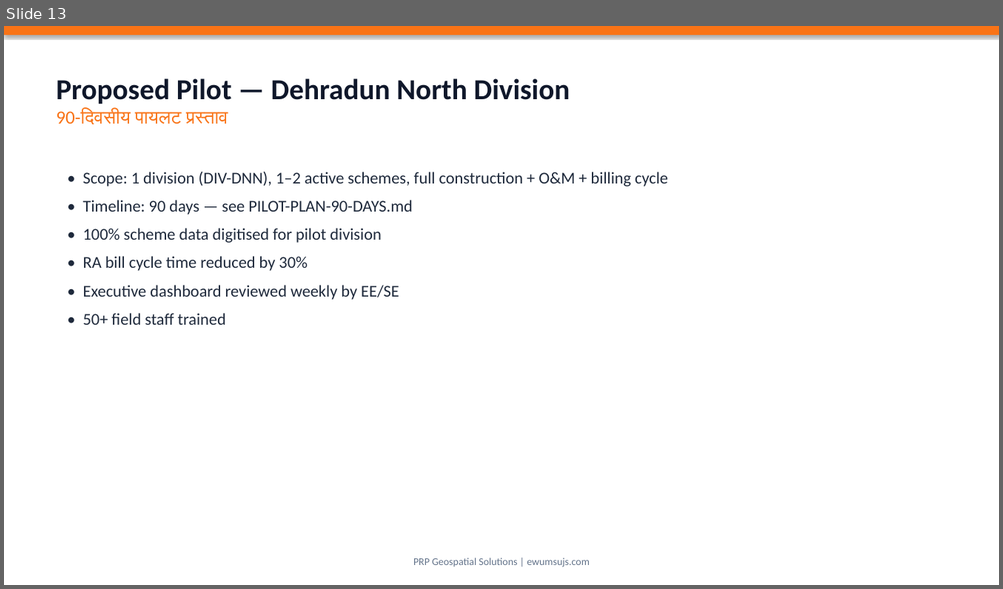
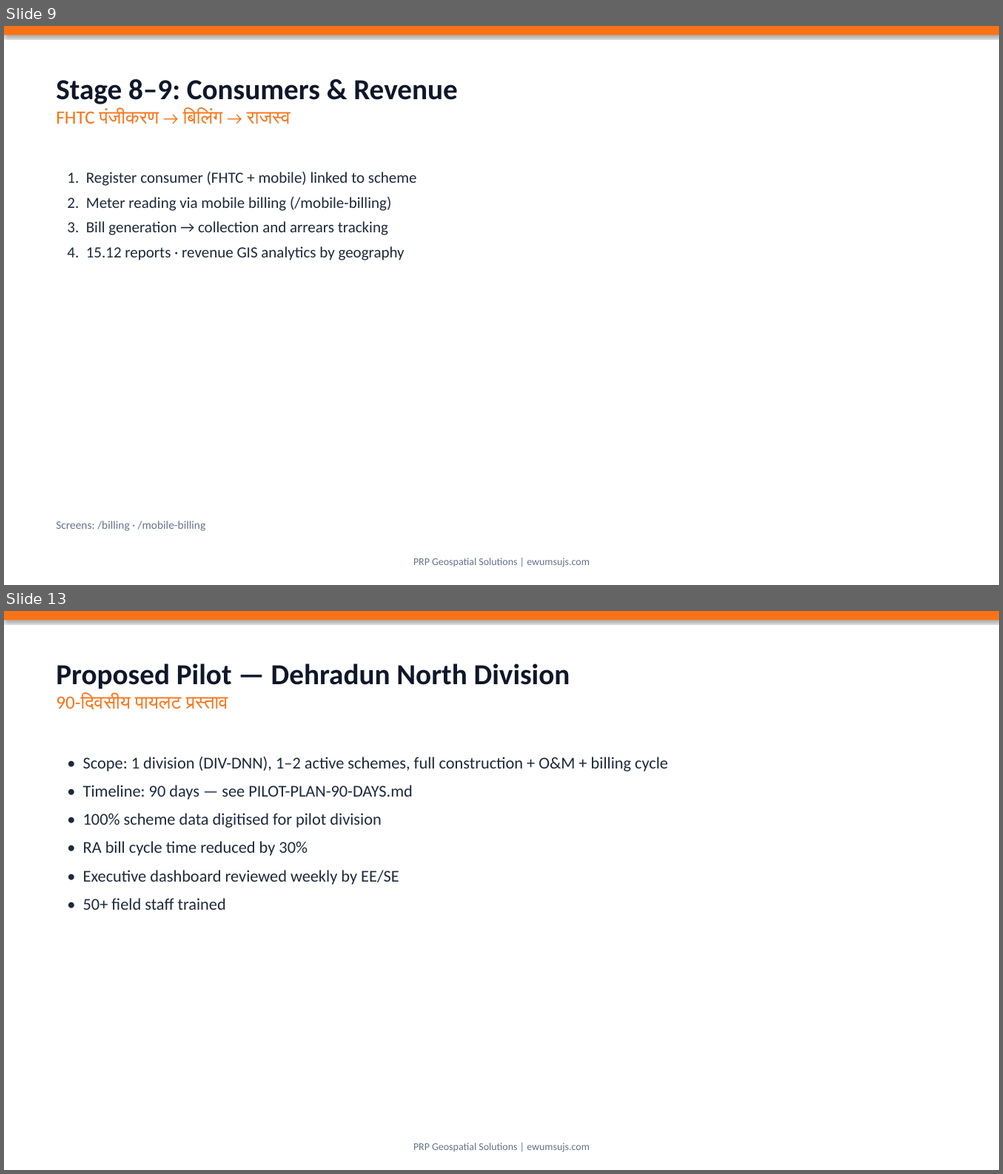
Before and after one commit to geospatialprp-dotcom/EWUMS, a slide deck: docs/ujs-presentation/EWUMS-UJS-Presentation.pptx. Shown one above the other, each under a label of ours: slide 13 before the commit, slides 9 and 13 after it; the slides between them are not shown. The pictures are 1003x589 and 1003x1174 pixels, drawn with LibreOffice and Linux fonts; fonts in the diff are those of the drawing. Boxes give left, top, right and bottom in pixels: in the first picture for what was removed or moved away, otherwise in the second. Text is boxed around its words. In the diff, an @@ line names an element or a change of style, - is before the commit and + after.

```diff
--- a/docs/ujs-presentation/EWUMS-UJS-Presentation.pptx
+++ b/docs/ujs-presentation/EWUMS-UJS-Presentation.pptx
@@ slide 9 added at box(4, 26, 999, 585), background #FFFFFF @@
@@ rectangle added at box(4, 26, 999, 35), fill #F97316 @@
@@ text added at box(56, 79, 458, 124), 28 pt, text #0F172A, bold @@
+Stage 8–9: Consumers & Revenue
+FHTC पंजीकरण → बिलिंग → राजस्व
@@ text added at box(67, 172, 417, 261), 15 pt, text #1E293B @@
+1. Register consumer (FHTC + mobile) linked to scheme
+2. Meter reading via mobile billing (/mobile-billing)
+3. Bill generation → collection and arrears tracking
+4. 15.12 reports · revenue GIS analytics by geography
@@ text added at box(56, 521, 206, 531), 11 pt, text #64748B @@
+Screens: /billing · /mobile-billing
@@ text added at box(413, 558, 589, 568), 10 pt, text #64748B @@
+PRP Geospatial Solutions | ewumsujs.com
```
Also in this commit, not shown: 3 slides changed, 4 other slides added, 5 slides removed, 3 other files.
